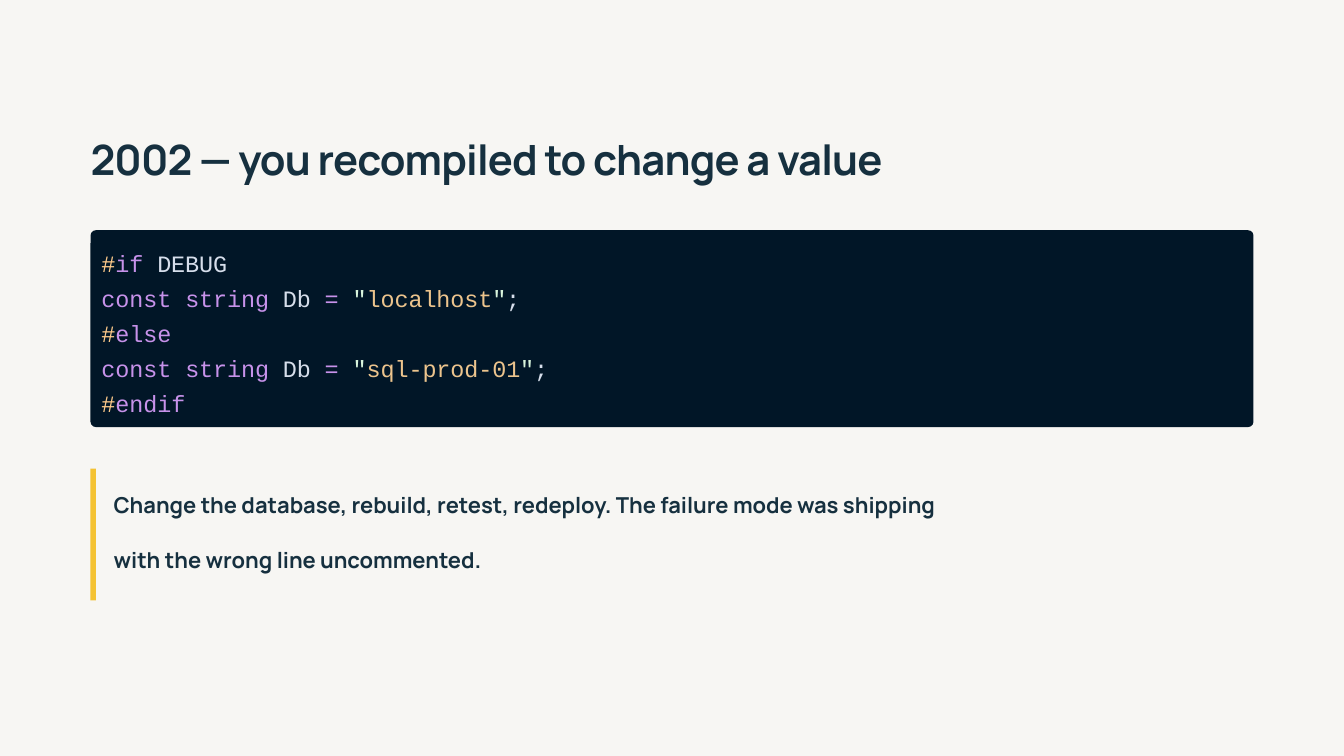
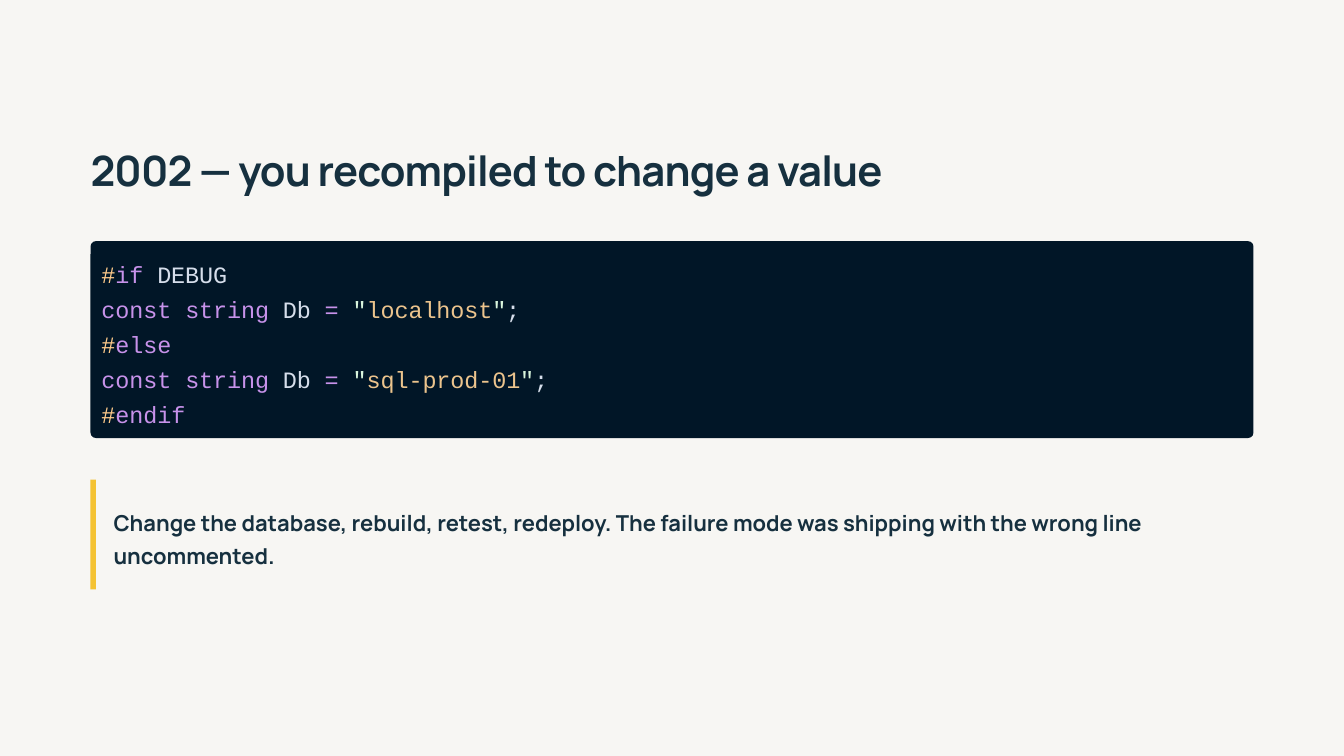
Before and after one commit to 1kevgriff/modern-dotnet-configuration, a slide deck: slide 7 of slides/modern-dotnet-configuration.pptx. Drawn at 1344x756 pixels with LibreOffice and Linux fonts; fonts in the diff are those of the drawing. Boxes give left, top, right and bottom in pixels: in the first picture for what was removed or moved away, otherwise in the second. Text is boxed around its words. In the diff, an @@ line names an element or a change of style, - is before the commit and + after.

```diff
--- a/slides/modern-dotnet-configuration.pptx
+++ b/slides/modern-dotnet-configuration.pptx
@@ 2 texts, 1 rounded rectangle: place and size @@
-2 texts, 1 rounded rectangle at [91, 144, 1253, 426]
+2 texts, 1 rounded rectangle at [91, 155, 1253, 437]
@@ rectangle: place and size @@
-rectangle at [91, 469, 96, 600]
+rectangle at [91, 479, 96, 588]
@@ text at [114, 515, 1142, 565]: text changed @@
-Change the database, rebuild, retest, redeploy. The failure mode was shipping
+Change the database, rebuild, retest, redeploy. The failure mode was shipping with the wrong line uncommented.
@@ text removed at [114, 552, 481, 574] @@
-with the wrong line uncommented.
```
Also in this commit, not shown: 10 other slides changed, 3 slides added, 7 slides removed, 3 other files.
